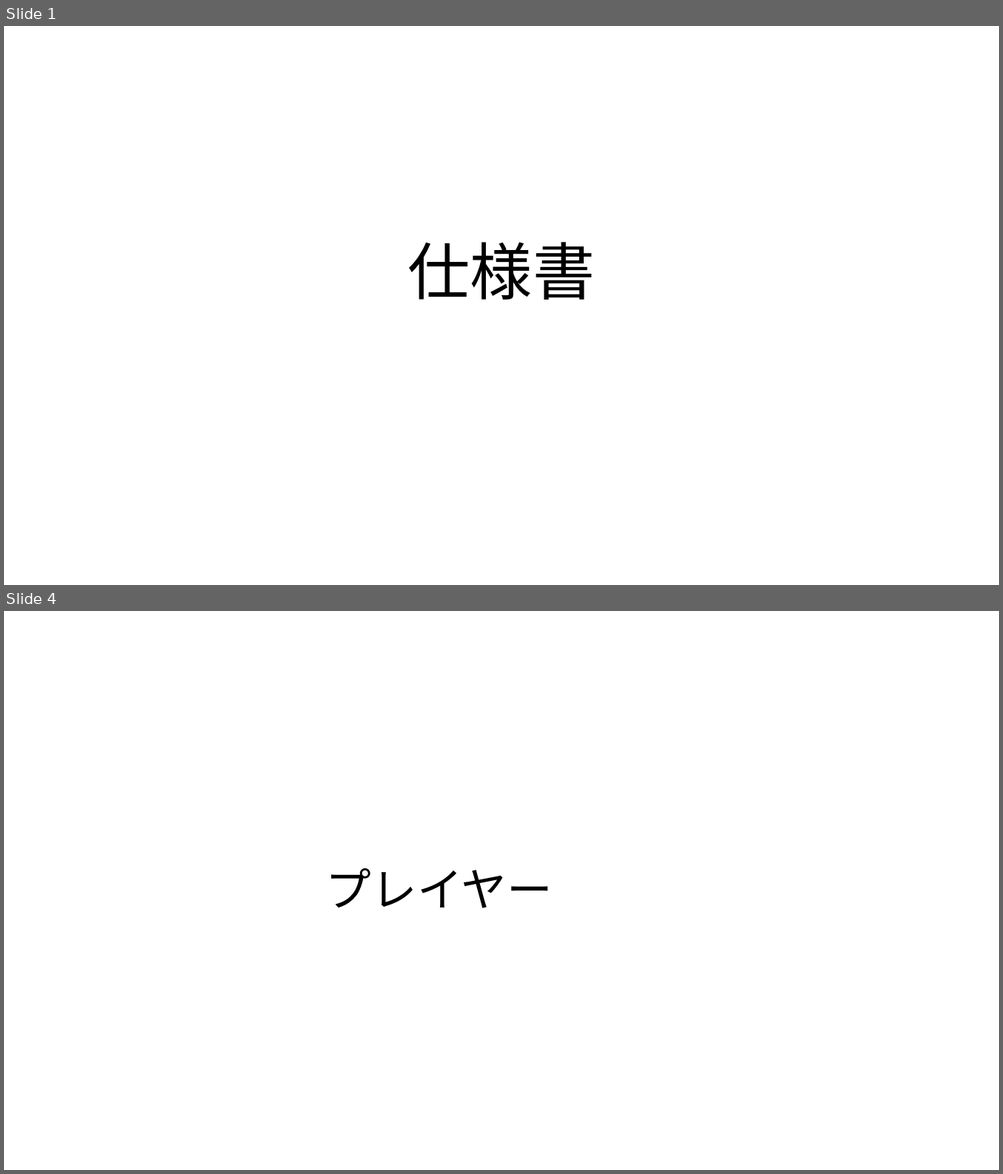
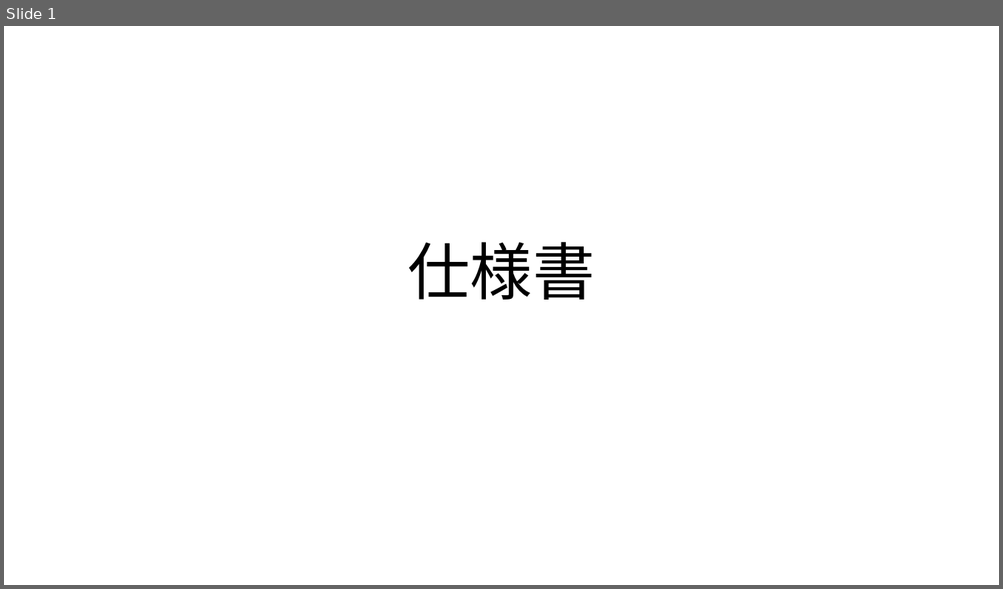
Before and after one commit to GCLUC2019/GameProject, a slide deck: 高松チーム/必要書類/仕様書/仕様書.pptx. Shown one above the other, each under a label of ours: slides 1 and 4 before the commit, slide 1 after it; the slides between them are not shown. The pictures are 1003x1174 and 1003x589 pixels, drawn with LibreOffice and Linux fonts; fonts in the diff are those of the drawing. Boxes give left, top, right and bottom in pixels: in the first picture for what was removed or moved away, otherwise in the second. Text is boxed around its words. In the diff, an @@ line names an element or a change of style, - is before the commit and + after.

```diff
--- a/高松チーム/必要書類/仕様書/仕様書.pptx
+++ b/高松チーム/必要書類/仕様書/仕様書.pptx
@@ slide 4 removed at (x1=4, y1=611, x2=999, y2=1170), background #FFFFFF @@
@@ title removed at (x1=326, y1=869, x2=552, y2=908) @@
-プレイヤー
```
Also in this commit, not shown: 2 slides changed, 7 slides added, 21 other slides removed.
